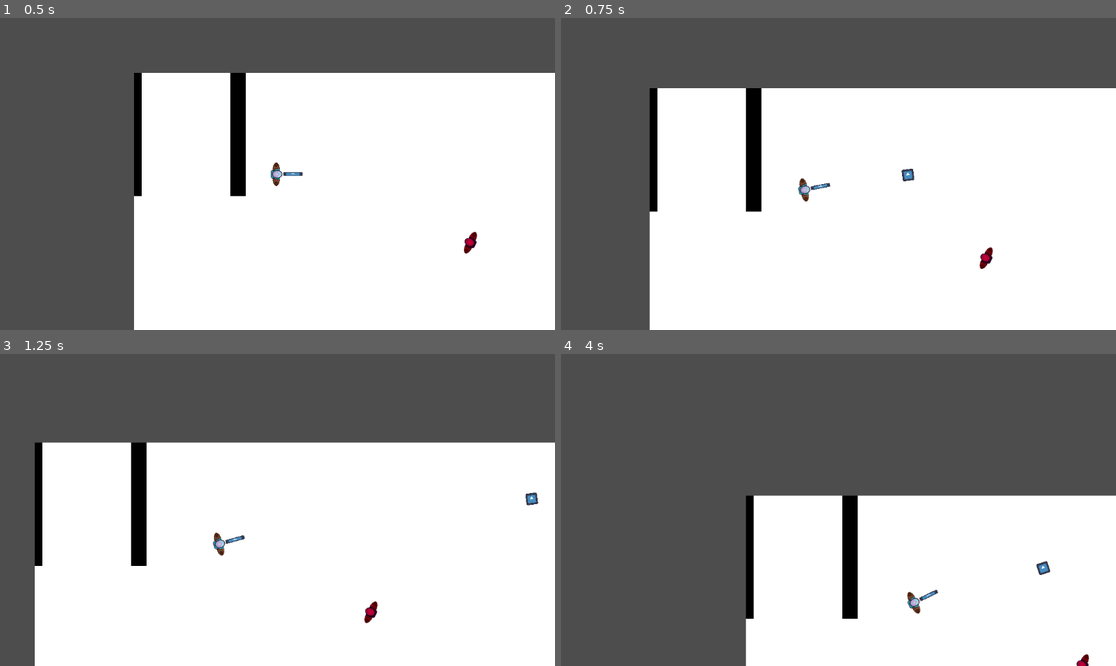
Above: before the commit, frames 1-4 (two rows, left to right).
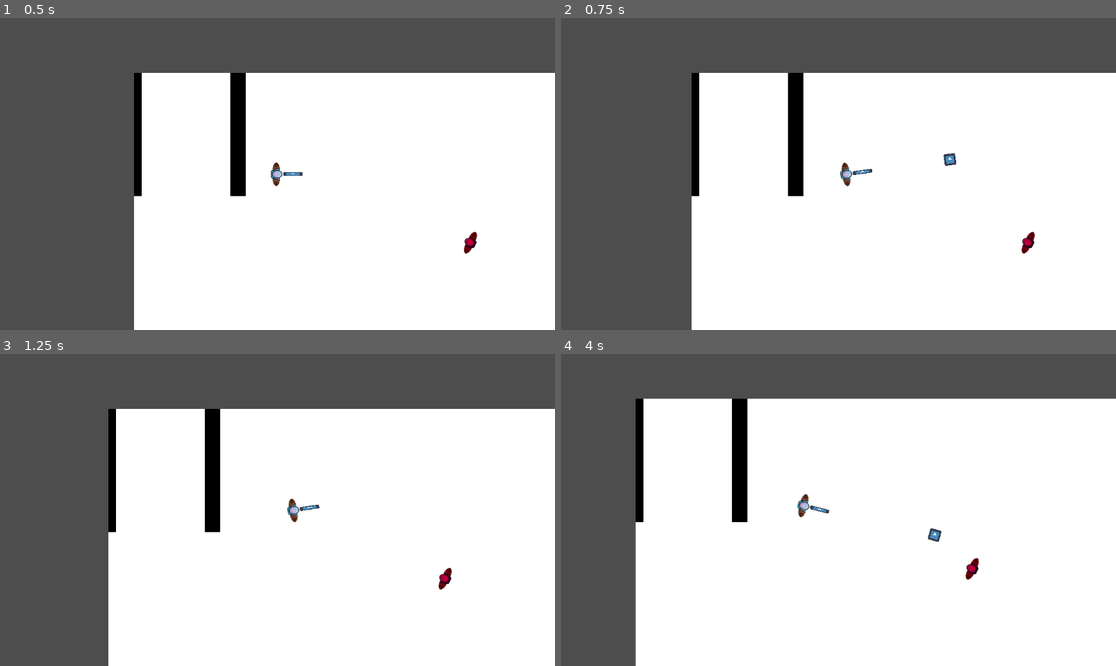
Above: after the commit, the same moments.

Repository: LurkenW/heistrouglite
Game: Godot game, scene res://scenes/bankTemp.tscn
Two runs of this game, one before a commit and one after it. Both use one fixed random seed, a clock stepped at 60 frames per second and the inputs below. The engine's default icon, where the game draws it, is replaced by a stand-in: a white triangle on a blue panel in a dark square.
Inputs (mouse positions are in pixels of both pictures, inside the frame that each line leads up to):
- Up to frame 1 (0.5 s): no input
- Up to frame 2 (0.75 s): tap Enter at 0.5 s; move the mouse to (960, 158) at 0.52 s; press the mouse at (960, 158) at 0.53 s; hold D (move_right) from 0.53 s (still down)
- Up to frame 3 (1.25 s): keep holding D (move_right)
- Up to frame 4 (4 s): move the mouse to (727, 525) at 1.27 s; release D (move_right) at 1.28 s; release the mouse at (727, 525) at 1.28 s; hold S (move_down) 1.28-2.03 s; tap Shift (player_sprint_shift) at 1.35 s; click (727, 525) at 1.55 s; move the mouse to (894, 441) at 2.02 s; press the mouse at (894, 441) at 2.03 s; hold D (move_right) 2.03-2.78 s; move the mouse to (810, 572) at 2.77 s; release the mouse at (810, 572) at 2.78 s; hold W (move_up) 2.78-3.53 s; click (810, 572) at 2.85 s; move the mouse to (1005, 556) at 3.52 s; hold A (move_left) from 3.53 s (still down); hold Shift (player_sprint_shift) from 3.53 s (still down); click (1005, 556) at 3.8 s

Frame 1 is identical in both runs. In frame 2, 13% of the frame differs, in the area x 15-100%, y 17-100%; in frame 3, 21%; in frame 4, 40%, in the area x 13-100%, y 14-100%.
Error after the commit: Invalid call. Nonexistent function 'shot' in base 'Camera2D (camera_2d.gd)'. (res://scripts/player.gd:26)

Commit message:
Removed weird code
For cameramovement

Diff:
--- a/heist_game/scripts/camera_2d.gd
+++ b/heist_game/scripts/camera_2d.gd
@@ -14,16 +14,15 @@
 			zoom = (zoom + Vector2(zoom_speed, zoom_speed)).clamp(minimum_zoom, maximum_zoom)
 
 	#Dynamic camera movement
-	if event is InputEventMouseMotion:
-		position.y = get_local_mouse_position().y
-		position.x = clamp(get_local_mouse_position().x,-200, 200)
+	#if event is InputEventMouseMotion:
+	#	position.y = get_local_mouse_position().y
+	#	position.x = clamp(get_local_mouse_position().x,-200, 200)
 #Screenshake
 
-func shot():
+#func shot():
 
-	set_rotation_smoothing_speed(100)
-	set_position_smoothing_speed(100)
-	position.y += randf_range(-15,15)
-	position.x += randf_range(-15,15)
-	set_position_smoothing_speed(3)
-	set_rotation_smoothing_speed(3)
+	##set_position_smoothing_speed(100)
+	#position.y += randf_range(-15,15)
+	#position.x += randf_range(-15,15)
+	#set_position_smoothing_speed(3)
+	#set_rotation_smoothing_speed(3)
